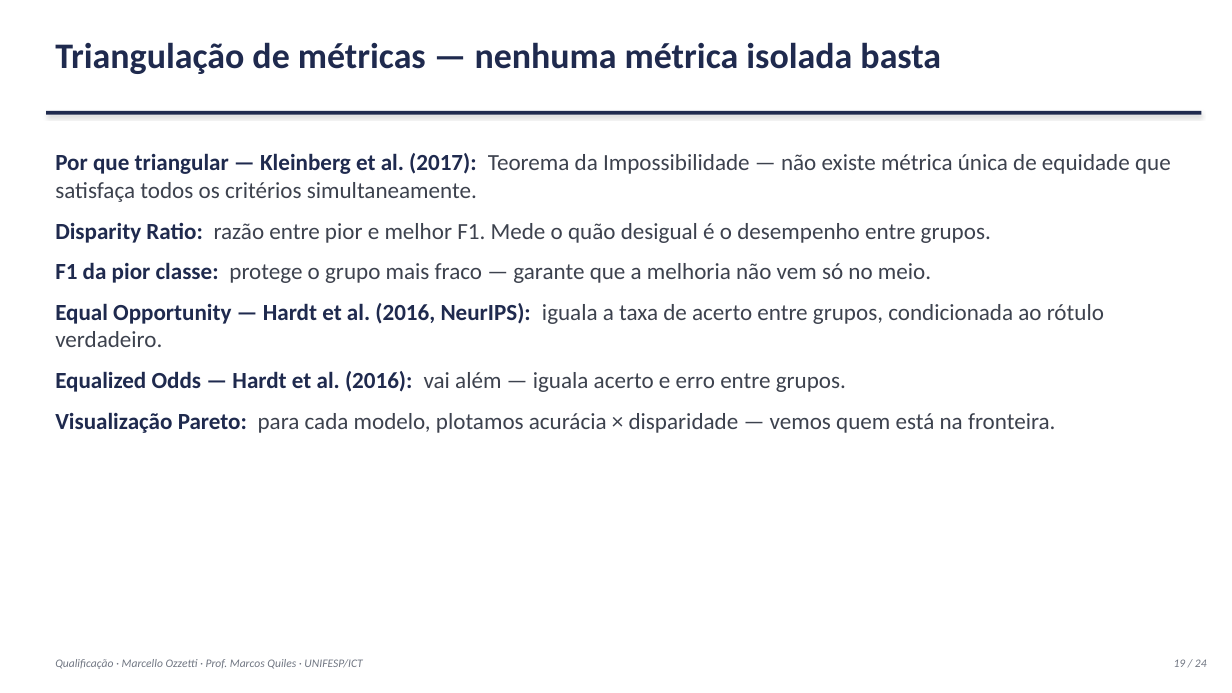
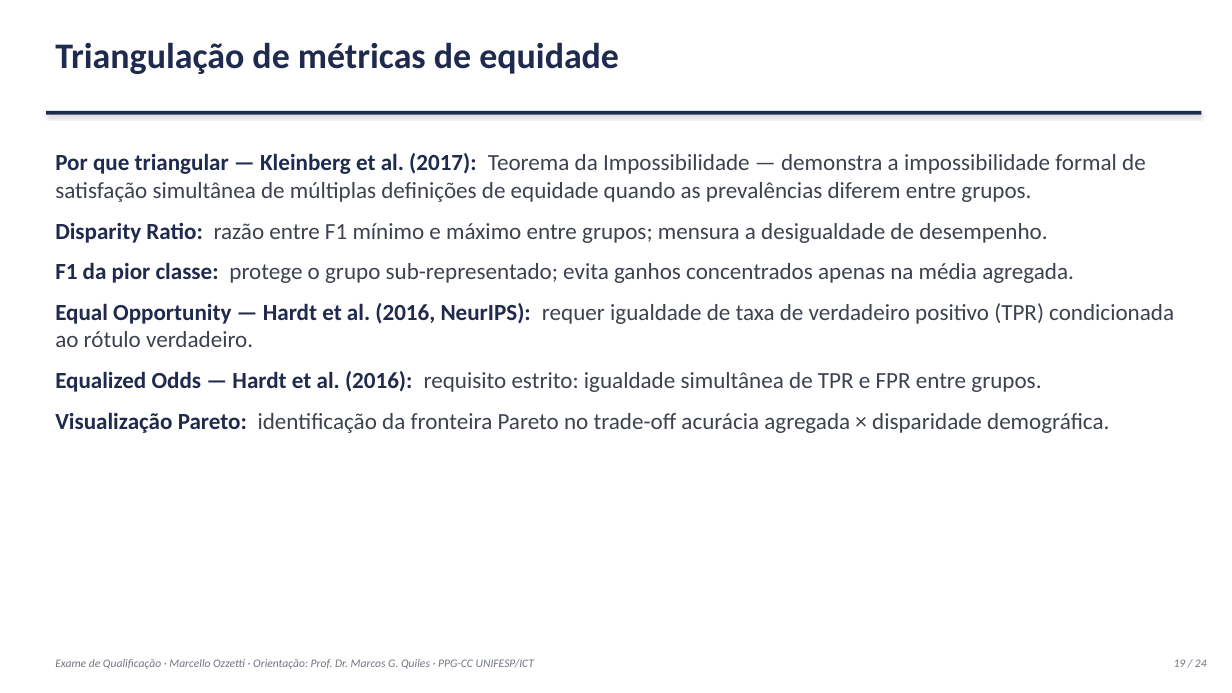
Before and after one commit to marcellozzetti/Facial-Recognition-Models-Mitigating-Bias, a slide deck: slide 19 of docs/ativo/material_qualificacao_2026-10-05.pptx. Drawn at 1232x693 pixels with LibreOffice and Linux fonts; fonts in the diff are those of the drawing. Boxes give left, top, right and bottom in pixels: in the first picture for what was removed or moved away, otherwise in the second. Text is boxed around its words. In the diff, an @@ line names an element or a change of style, - is before the commit and + after.

```diff
--- a/docs/ativo/material_qualificacao_2026-10-05.pptx
+++ b/docs/ativo/material_qualificacao_2026-10-05.pptx
@@ text at bbox=[55, 42, 619, 74]: text changed @@
-Triangulação de métricas — nenhuma métrica isolada basta
+Triangulação de métricas de equidade
@@ text at bbox=[55, 153, 1174, 433]: text changed @@
-Por que triangular — Kleinberg et al. (2017): Teorema da Impossibilidade — não existe métrica única de equidade que satisfaça todos os critérios simultaneamente.
-Disparity Ratio: razão entre pior e melhor F1. Mede o quão desigual é o desempenho entre grupos.
-F1 da pior classe: protege o grupo mais fraco — garante que a melhoria não vem só no meio.
-Equal Opportunity — Hardt et al. (2016, NeurIPS): iguala a taxa de acerto entre grupos, condicionada ao rótulo verdadeiro.
-Equalized Odds — Hardt et al. (2016): vai além — iguala acerto e erro entre grupos.
-Visualização Pareto: para cada modelo, plotamos acurácia × disparidade — vemos quem está na fronteira.
+Por que triangular — Kleinberg et al. (2017): Teorema da Impossibilidade — demonstra a impossibilidade formal de satisfação simultânea de múltiplas definições de equidade quando as prevalências diferem entre grupos.
+Disparity Ratio: razão entre F1 mínimo e máximo entre grupos; mensura a desigualdade de desempenho.
+F1 da pior classe: protege o grupo sub-representado; evita ganhos concentrados apenas na média agregada.
+Equal Opportunity — Hardt et al. (2016, NeurIPS): requer igualdade de taxa de verdadeiro positivo (TPR) condicionada ao rótulo verdadeiro.
+Equalized Odds — Hardt et al. (2016): requisito estrito: igualdade simultânea de TPR e FPR entre grupos.
+Visualização Pareto: identificação da fronteira Pareto no trade-off acurácia agregada × disparidade demográfica.
@@ text at bbox=[55, 659, 534, 669]: text changed @@
-Qualificação · Marcello Ozzetti · Prof. Marcos Quiles · UNIFESP/ICT
+Exame de Qualificação · Marcello Ozzetti · Orientação: Prof. Dr. Marcos G. Quiles · PPG-CC UNIFESP/ICT
```
Also in this commit, not shown: 21 other slides changed, 1 other file.
